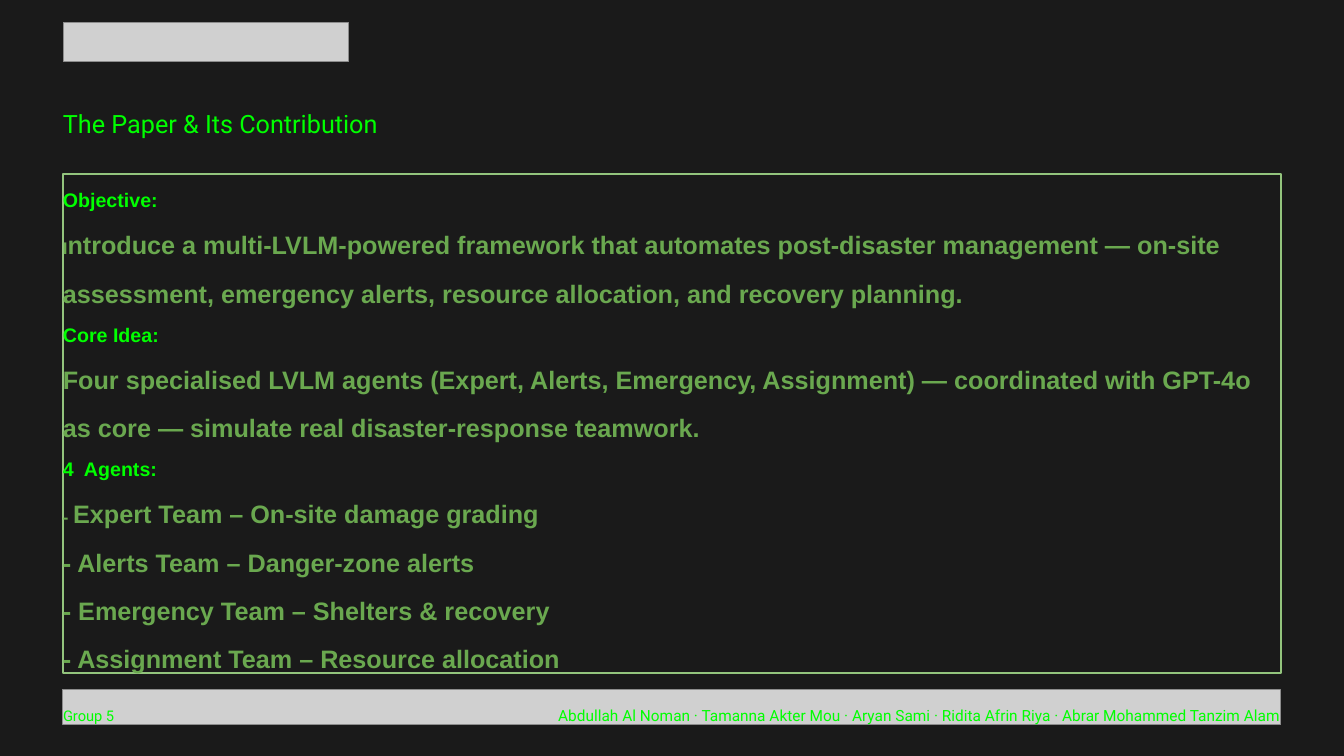
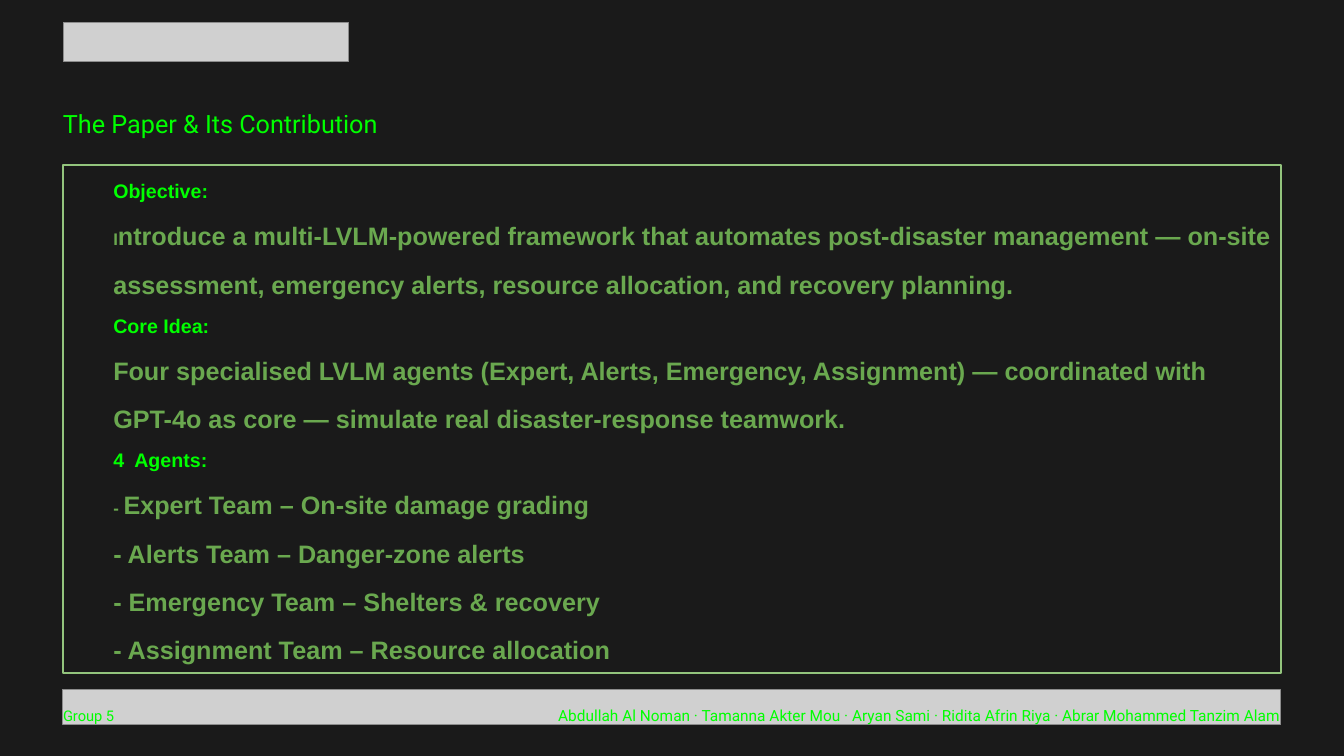
Before and after one commit to SmashNdashH/CSE499A.15-Msrb-, a slide deck: slide 19 of others/Literature Review_ Post-Disaster Rescue Guidance.pptx (slide 18 before the commit). Drawn at 1344x756 pixels with LibreOffice and Linux fonts; fonts in the diff are those of the drawing; grey boxes stand for pictures. Boxes give left, top, right and bottom in pixels: in the first picture for what was removed or moved away, otherwise in the second. Text is boxed around its words. In the diff, an @@ line names an element or a change of style, - is before the commit and + after.

```diff
--- a/others/Literature Review_ Post-Disaster Rescue Guidance.pptx
+++ b/others/Literature Review_ Post-Disaster Rescue Guidance.pptx
@@ rectangle "Objective:": place and size @@
-rectangle "Objective:" at (63,174,1280,675)
+rectangle "Objective:" at (63,165,1280,674)
@@ rectangle "Objective:" at (63,165,1280,674): indent changed @@
```
Also in this commit, not shown: 4 other slides changed, 1 slide added.
